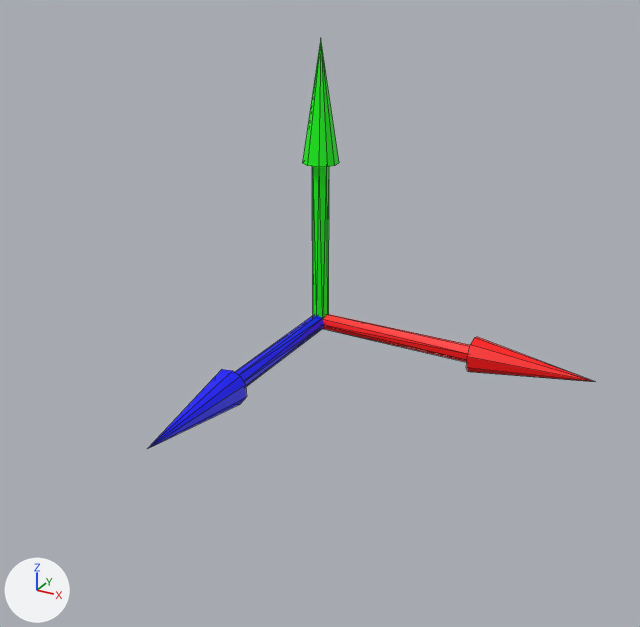
One commit to the Blender file resources/objects/gizmo/gizmo.blend: the scene before it, then after it.
Rendered twice from a 50 mm camera at (1.448, -2.637, 1.345) aimed at (-0.007, 0.008, 0.023). Arrows for +X, +Y and +Z are at lower left; the lights stay in place. The picture after the commit comes second. Mesh edges are drawn as thin lines.

Names of what the first picture shows: 'x', 'y', 'z'.
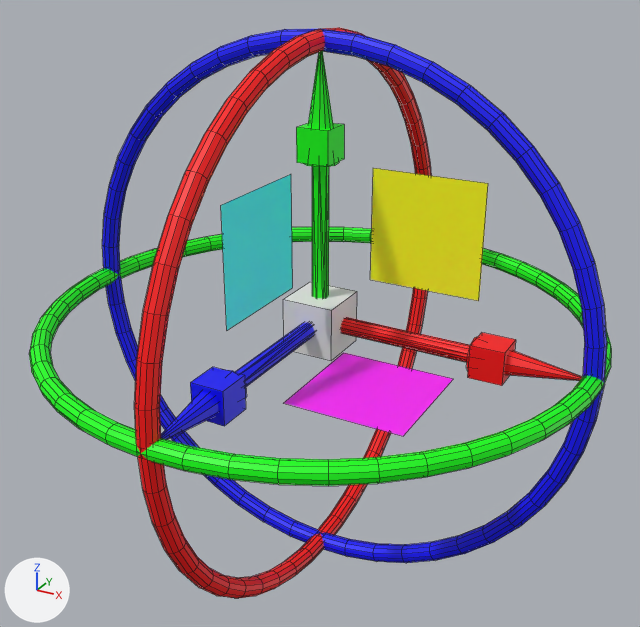
Pixel boxes (x1, y1, x2, y2) of what changed, in the pictures (640 x 627 px):
'z rot', added: after (102, 29, 607, 563)
'x rot', added: after (134, 28, 431, 598)
'y rot', added: after (29, 227, 612, 486)
'xy plane', added (yellow): after (370, 168, 488, 301)
'yz plane', added (cyan): after (221, 174, 293, 330)
'xz plane', added (pink): after (284, 353, 453, 436)
'all', added: after (283, 282, 357, 361)
'x scale', added (red): after (341, 317, 516, 386)
'y scale', added (green): after (296, 123, 344, 298)
'z scale', added (blue): after (190, 323, 315, 426)

Diff of the bpy script that builds the scene:
```diff
--- a/resources/objects/gizmo/gizmo.blend.py
+++ b/resources/objects/gizmo/gizmo.blend.py
@@ me_xy_plane @@
+me_xy_plane.from_pydata([(-1.0, -1.0, 0.0), (1.0, -1.0, 0.0), (-1.0, 1.0, 0.0), (1.0, 1.0, 0.0)], [], [(0, 1, 3, 2)])
+me_xy_plane.materials.append(mat_xy_plane)  # yellow #ffff00
@@ me_yz_plane @@
+me_yz_plane.from_pydata([(-1.0, -1.0, 0.0), (1.0, -1.0, 0.0), (-1.0, 1.0, 0.0), (1.0, 1.0, 0.0)], [], [(0, 1, 3, 2)])
+me_yz_plane.materials.append(mat_yz_plane)  # cyan #00ffff
@@ me_xz_plane @@
+me_xz_plane.from_pydata([(-1.0, -1.0, 0.0), (1.0, -1.0, 0.0), (-1.0, 1.0, 0.0), (1.0, 1.0, 0.0)], [], [(0, 1, 3, 2)])
+me_xz_plane.materials.append(mat_xz_plane)  # pink #ff00ff
@@ ob_all @@
+ob_all = bpy.data.objects.new('all', me_all)  # a box spanning x -1.0..1.0, y -1.0..1.0, z -1.0..1.0; in mat_gizmo_white (white #e7e7e7)
+ob_all.location = (0.0, 0.0, 0.0)
+ob_all.scale = (0.1, 0.1, 0.1)
@@ ob_x_scale @@
+ob_x_scale = bpy.data.objects.new('x scale', me_x_scale)  # 72 vertices, 40 faces; spans x -0.97..0.97, y -0.97..0.97, z -3.84..-0.39; in mat_red (red #ff0000); modifiers DECIMATE
+ob_x_scale.location = (0.8, 0.0, 0.0)
+ob_x_scale.rotation_euler = (0.0, 1.571, 0.0)  # degrees (0, 90, 0)
+ob_x_scale.scale = (0.062, 0.062, 0.207)
@@ ob_z_scale @@
+ob_z_scale = bpy.data.objects.new('z scale', me_z_scale)  # 72 vertices, 40 faces; spans x -0.97..0.97, y -0.97..0.97, z -3.84..-0.39; in mat_blue (blue #0000ff); modifiers DECIMATE
+ob_z_scale.location = (0.0, -0.8, 0.0)
+ob_z_scale.rotation_euler = (-4.712, -1.571, 0.0)  # degrees (-270, -90, 0)
+ob_z_scale.scale = (0.062, 0.062, 0.207)
@@ ob_y_scale @@
+ob_y_scale = bpy.data.objects.new('y scale', me_y_scale)  # 72 vertices, 40 faces; spans x -0.97..0.97, y -0.97..0.97, z -3.84..-0.39; in mat_green (green #00ff00); modifiers DECIMATE
+ob_y_scale.location = (0.0, 0.0, 0.8)
+ob_y_scale.scale = (0.062, 0.062, 0.207)
@@ ob_z_rot @@
+ob_z_rot = bpy.data.objects.new('z rot', me_z_rot)  # a torus around z (ring radius 1.0, tube radius 0.03) spanning x -1.03..1.03, y -1.03..1.03, z -0.04..0.04; in mat_blue (blue #0000ff)
+ob_z_rot.location = (0.0, 0.0, 0.0)
+ob_z_rot.rotation_euler = (-1.571, 0.0, 0.0)  # degrees (-90, 0, 0)
@@ ob_x_rot @@
+ob_x_rot = bpy.data.objects.new('x rot', me_x_rot)  # a torus around z (ring radius 1.0, tube radius 0.03) spanning x -1.03..1.03, y -1.03..1.03, z -0.04..0.04; in mat_red (red #ff0000)
+ob_x_rot.location = (0.0, 0.0, 0.0)
+ob_x_rot.rotation_euler = (0.0, -1.571, 0.0)  # degrees (0, -90, 0)
@@ ob_y_rot @@
+ob_y_rot = bpy.data.objects.new('y rot', me_y_rot)  # a torus around z (ring radius 1.0, tube radius 0.03) spanning x -1.03..1.03, y -1.03..1.03, z -0.04..0.04; in mat_green (green #00ff00)
+ob_y_rot.location = (0.0, 0.0, 0.0)
@@ ob_xy_plane @@
+ob_xy_plane = bpy.data.objects.new('xy plane', me_xy_plane)
+ob_xy_plane.location = (0.4, 0.0, 0.4)
+ob_xy_plane.rotation_euler = (-1.571, -1.571, 0.0)  # degrees (-90, -90, 0)
+ob_xy_plane.scale = (0.2, 0.2, 0.2)
@@ ob_yz_plane @@
+ob_yz_plane = bpy.data.objects.new('yz plane', me_yz_plane)
+ob_yz_plane.location = (0.0, -0.4, 0.4)
+ob_yz_plane.rotation_euler = (0.0, -1.571, 0.0)  # degrees (0, -90, 0)
+ob_yz_plane.scale = (0.2, 0.2, 0.2)
@@ ob_xz_plane @@
+ob_xz_plane = bpy.data.objects.new('xz plane', me_xz_plane)
+ob_xz_plane.location = (0.4, -0.4, 0.0)
+ob_xz_plane.scale = (0.2, 0.2, 0.2)
```
